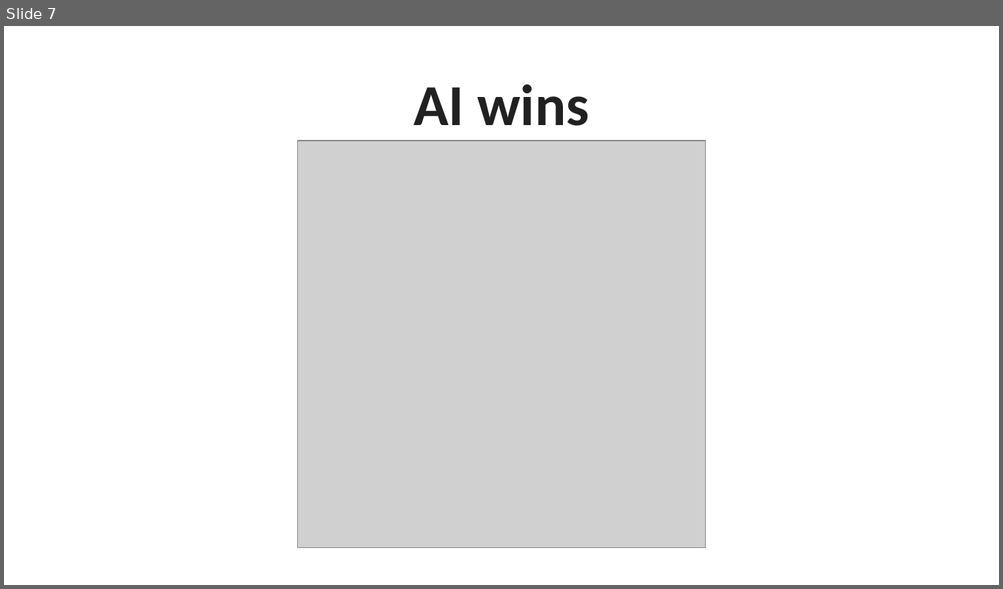
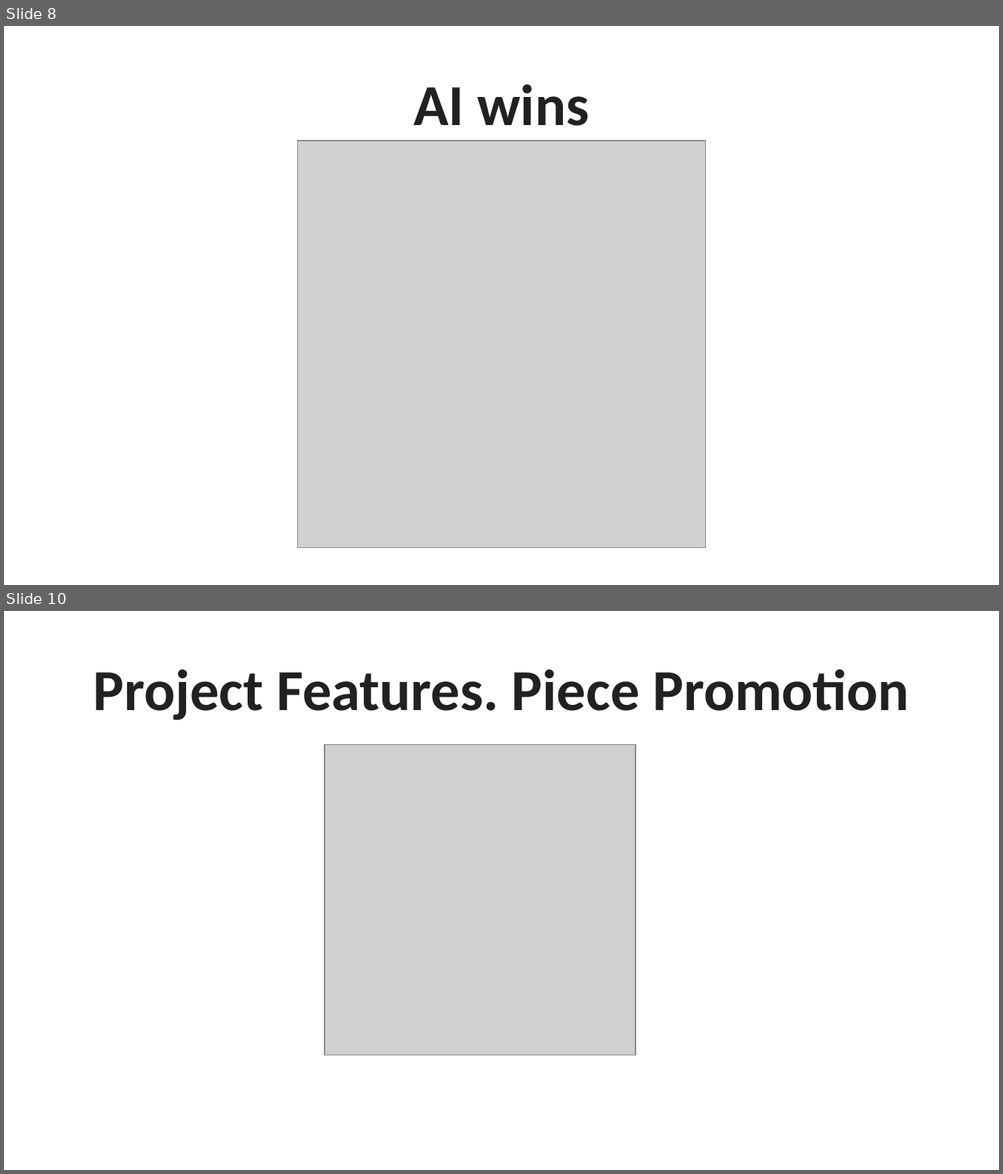
Before and after one commit to fardeenmohd/Chess-Masters, a slide deck: Chess With Min Max Algorithm.pptx. Shown one above the other, each under a label of ours: slide 7 before the commit, slides 8 and 10 after it; the slides between them are not shown. The pictures are 1003x589 and 1003x1174 pixels, drawn with LibreOffice and Linux fonts; fonts in the diff are those of the drawing; grey boxes stand for pictures. Boxes give left, top, right and bottom in pixels: in the first picture for what was removed or moved away, otherwise in the second. Text is boxed around its words. In the diff, an @@ line names an element or a change of style, - is before the commit and + after.

```diff
--- a/Chess With Min Max Algorithm.pptx
+++ b/Chess With Min Max Algorithm.pptx
@@ slide 10 added at [4, 611, 999, 1170], background #FFFFFF @@
@@ title added at [93, 669, 909, 721], 42 pt, text #212121, bold @@
+Project Features. Piece Promotion
@@ picture added at [324, 744, 634, 1054] @@
@@ what was slide 7 is now slide 8 @@
```
Also in this commit, not shown: 1 slide changed, 5 other slides added.
